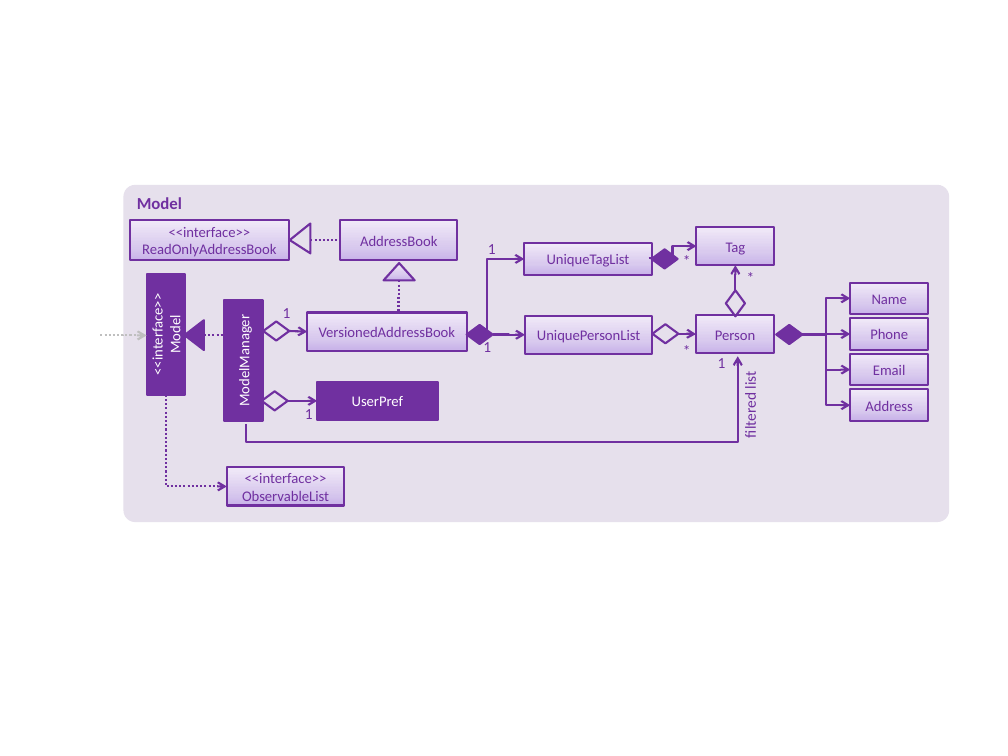
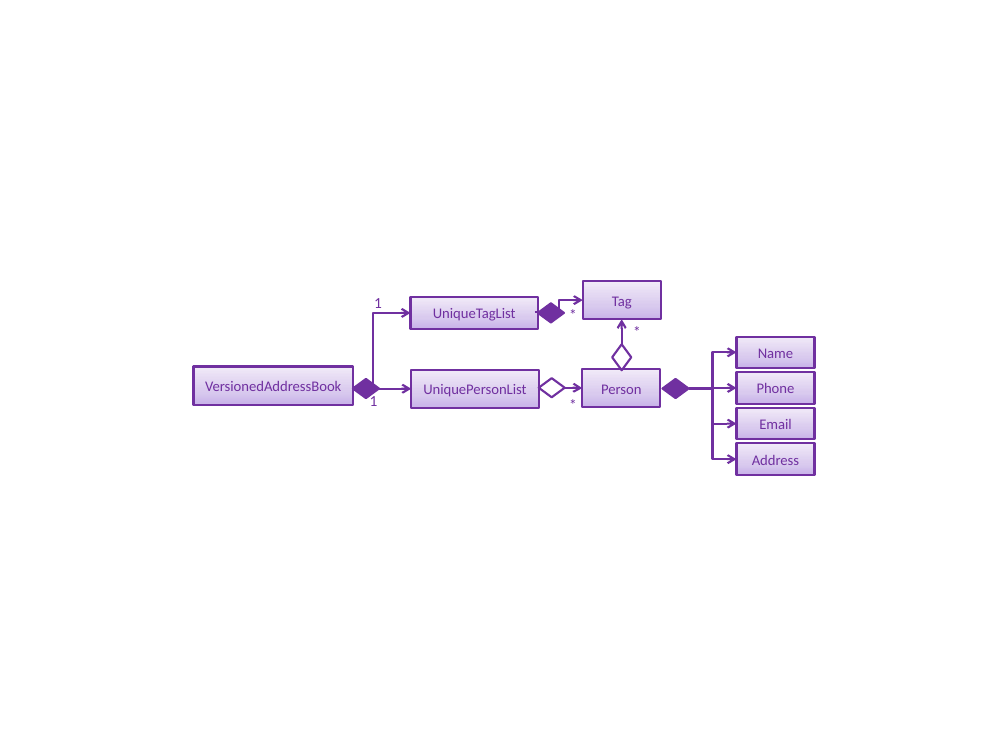
Before and after one commit to samuelthen/tp, a slide deck: slide 1 of docs/diagrams/ModelComponentClassBetterOopDiagram.pptx. Drawn at 1008x756 pixels with LibreOffice and Linux fonts; fonts in the diff are those of the drawing. Boxes give left, top, right and bottom in pixels: in the first picture for what was removed or moved away, otherwise in the second. Text is boxed around its words. In the diff, an @@ line names an element or a change of style, - is before the commit and + after.

Commit message:
ModelClassBetterOopDiagram: simplify to its bare essentials
ModelClassBetterOopDiagram is used in the Developer Guide to show how
the storage of tags in the model can be tweaked to be made "more OOP".

As such, ModelClassBetterOopDiagram is mostly similar to
ModelClassDiagram with relatively few differences. This means that
whenever ModelClassDiagram changes, the changes must be replicated in
ModelClassBetterOopDiagram as well. This unnecessarily increases the
maintenance effort.

Fix this by stripping down ModelClassBetterOopDiagram to its bare
essentials -- the places where it differs from ModelClassDiagram. This
way, ModelClassBetterOopDiagram won't need to be updated as often.

```diff
--- a/docs/diagrams/ModelComponentClassBetterOopDiagram.pptx
+++ b/docs/diagrams/ModelComponentClassBetterOopDiagram.pptx
@@ rounded rectangle removed at (123,184,949,522) @@
-Model
@@ rectangle removed at (130,221,289,261) @@
-<<interface>>
-ReadOnlyAddressBook
@@ triangle removed at (290,223,310,253) @@
@@ rectangle removed at (341,221,458,261) @@
-AddressBook
@@ elbow line removed from (310, 240) to (341, 240) @@
@@ triangle removed at (384,263,415,280) @@
@@ rectangle removed at (147,274,185,395) @@
-<<interface>>
-Model
@@ elbow line removed from (399, 280) to (398, 312) @@
@@ triangle removed at (185,320,204,350) @@
@@ rectangle removed at (225,300,263,421) @@
-ModelManager
@@ diamond removed at (263,322,289,341) @@
@@ text removed at (283,308,291,318) @@
-1
@@ elbow arrow removed from (101, 335) to (146, 336) @@
@@ line removed from (204, 335) to (228, 335) @@
@@ elbow arrow removed from (246, 424) to (738, 356) @@
@@ arrow removed from (289, 331) to (307, 332) @@
@@ text removed at (718,358,726,368) @@
-1
@@ rectangle removed at (318,382,438,420) @@
-UserPref
@@ 9 rectangles, 9 elbow arrows, 5 texts, 5 diamonds: place and size @@
-9 rectangles, 9 elbow arrows, 5 texts, 5 diamonds at (307,227,927,420)
+9 rectangles, 9 elbow arrows, 5 texts, 5 diamonds at (194,281,814,475)
@@ text removed at (741,372,760,437) @@
-filtered list
@@ elbow arrow removed from (165, 395) to (227, 487) @@
@@ diamond removed at (262,391,288,410) @@
@@ arrow removed from (287, 401) to (318, 401) @@
@@ text removed at (305,409,313,419) @@
-1
@@ rectangle removed at (227,468,345,506) @@
-<<interface>>
-ObservableList
```
Also in this commit, not shown: 1 other file.
